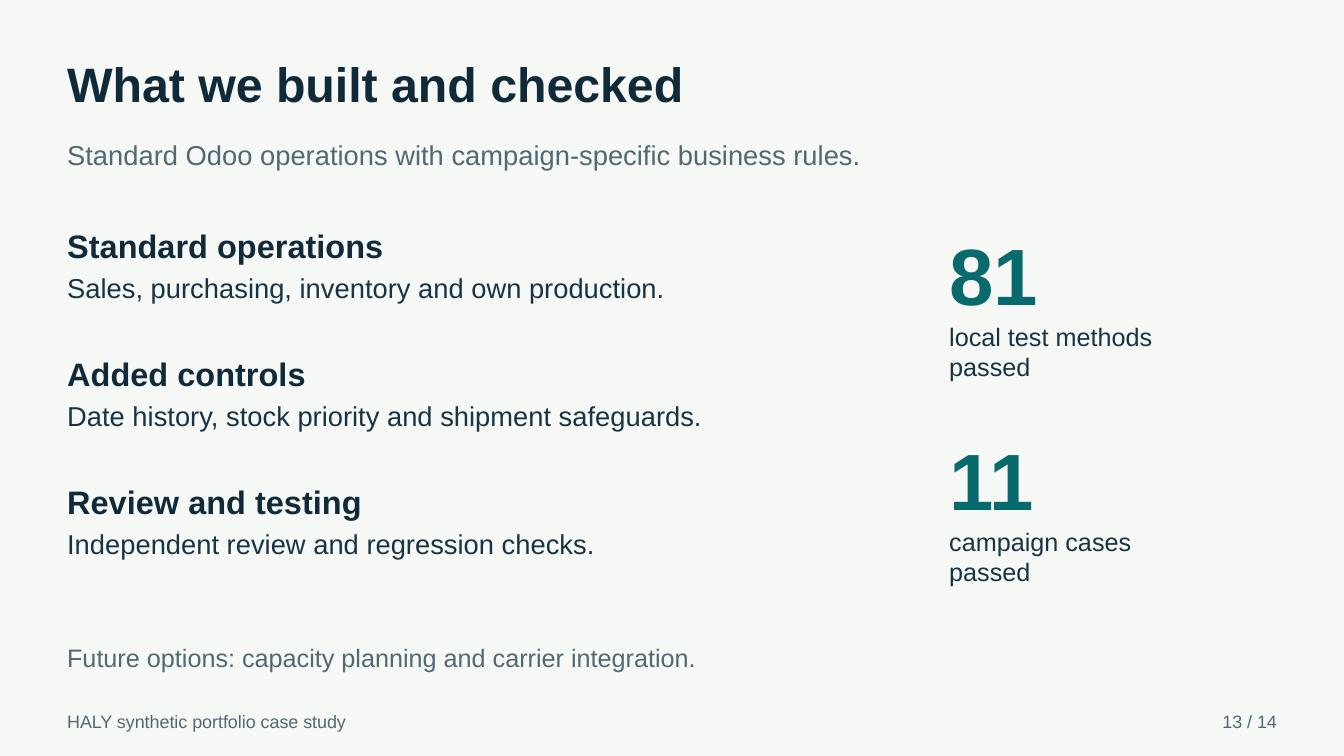
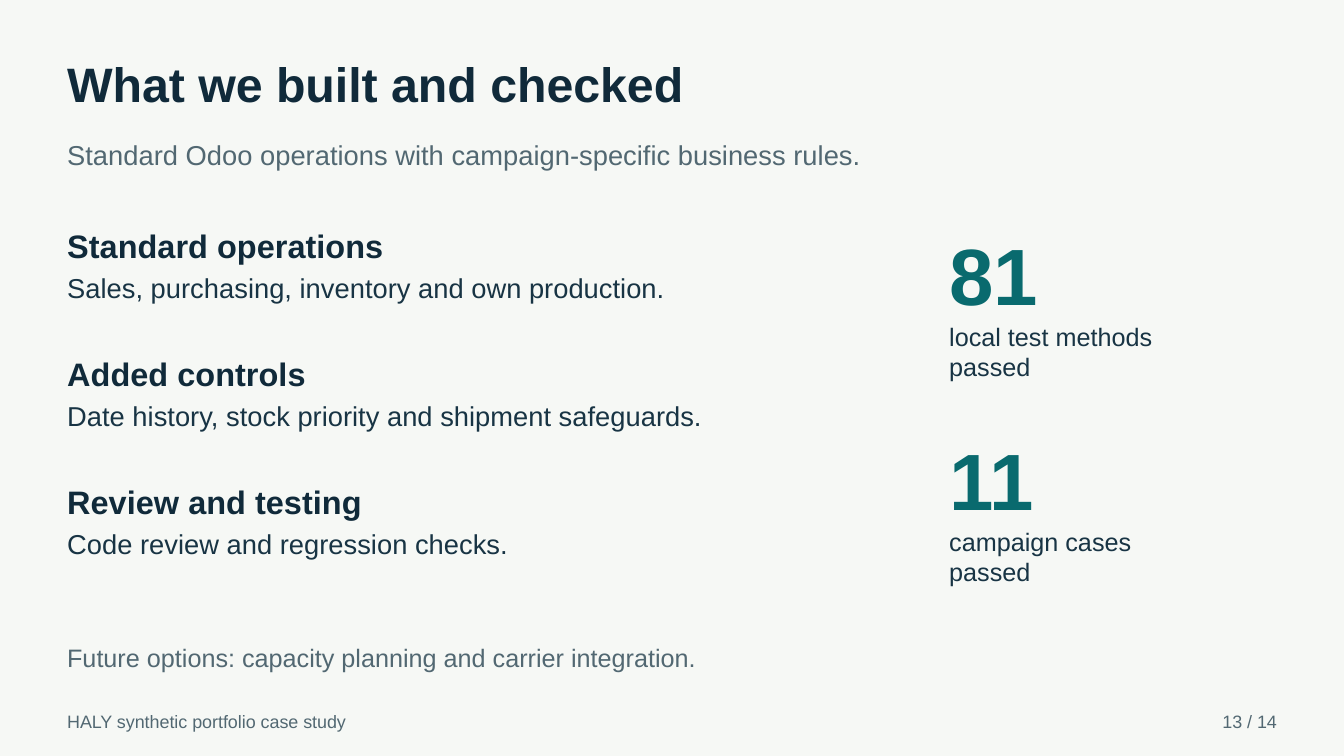
Before and after one commit to yusufondes/Operations-Control-Tower, a slide deck: slide 13 of docs/portfolio/HALY-Operations-Control-Tower-Case-Study-Revised.pptx. Drawn at 1344x756 pixels with LibreOffice and Linux fonts; fonts in the diff are those of the drawing. Boxes give left, top, right and bottom in pixels: in the first picture for what was removed or moved away, otherwise in the second. Text is boxed around its words. In the diff, an @@ line names an element or a change of style, - is before the commit and + after.

```diff
--- a/docs/portfolio/HALY-Operations-Control-Tower-Case-Study-Revised.pptx
+++ b/docs/portfolio/HALY-Operations-Control-Tower-Case-Study-Revised.pptx
@@ text at (67,534,508,559): text changed @@
-Independent review and regression checks.
+Code review and regression checks.
```
Also in this commit, not shown: 2 other slides changed, 16 other files.
